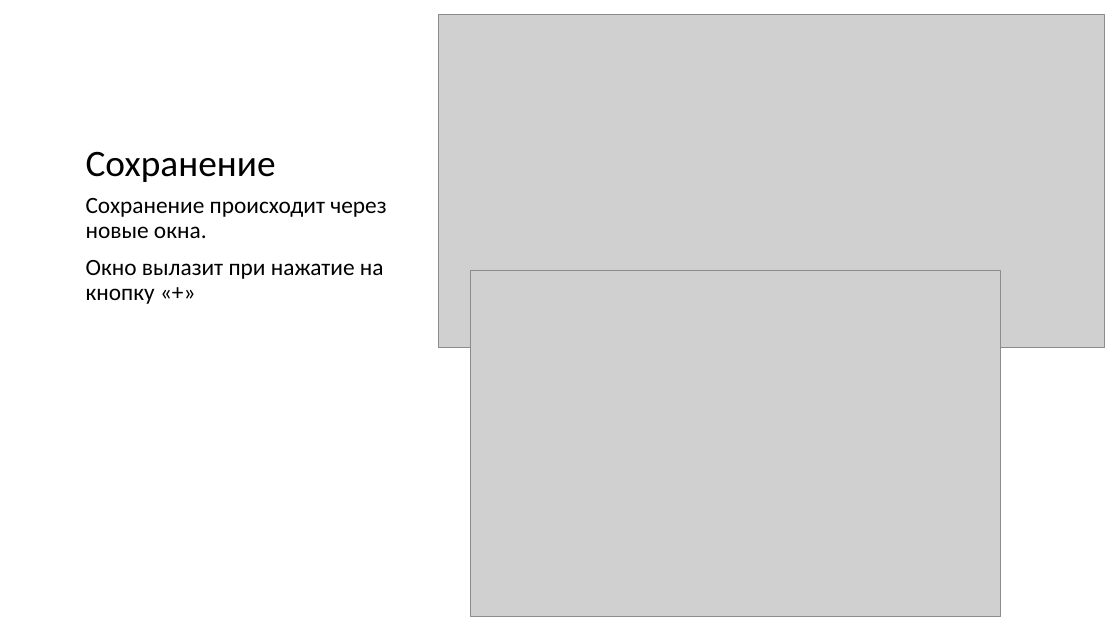
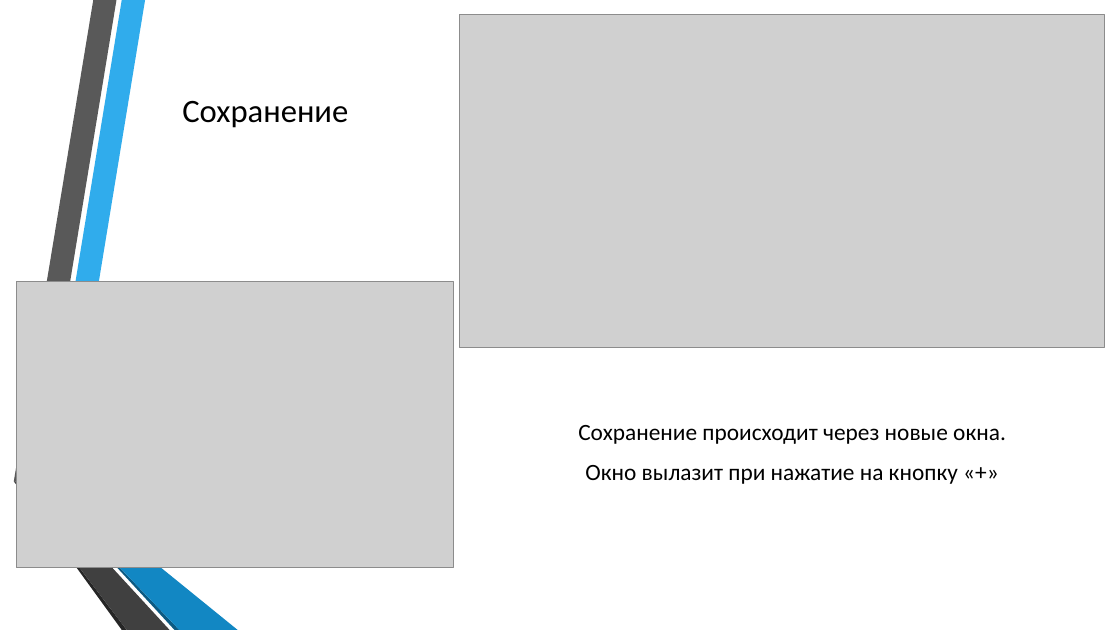
Before and after one commit to Dragonfly774/daily, a slide deck: slide 3 of Заметки «Dayli».pptx. Drawn at 1120x630 pixels with LibreOffice and Linux fonts; fonts in the diff are those of the drawing; grey boxes stand for pictures; background and template pictures are left out. Boxes give left, top, right and bottom in pixels: in the first picture for what was removed or moved away, otherwise in the second. Text is boxed around its words. In the diff, an @@ line names an element or a change of style, - is before the commit and + after.

```diff
--- a/Заметки «Dayli».pptx
+++ b/Заметки «Dayli».pptx
@@ title "Сохранение": place and size @@
-title "Сохранение" at (86,151,276,182)
+title "Сохранение" at (182,100,348,128)
@@ title "Сохранение" at (182,100,348,128): size 32 to 28 pt; alignment left to centre; line spacing 0.9 to 1 @@
@@ picture: place and size @@
-picture at (439,14,1104,347)
+picture at (460,14,1104,347)
@@ picture: place and size @@
-picture at (471,270,1000,617)
+picture at (16,281,453,568)
@@ text "Сохранение происходит через новые окна.": place and size @@
-text "Сохранение происходит через новые окна." at (86,198,386,304)
+text "Сохранение происходит через новые окна." at (578,425,1006,484)
@@ text "Сохранение происходит через новые окна." at (578,425,1006,484): alignment left to centre; line spacing 0.9 to 1; vertical alignment top to middle @@
@@ group added at (13,0,238,630): 6 freeform shapes @@
```
Also in this commit, not shown: 4 other slides changed, 2 other files.
